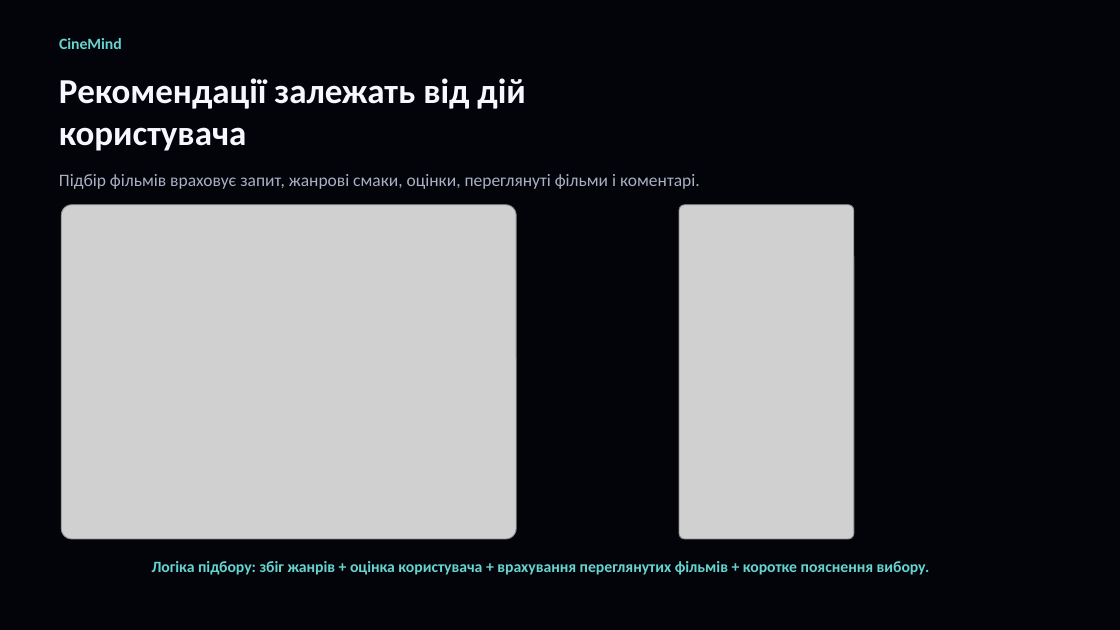
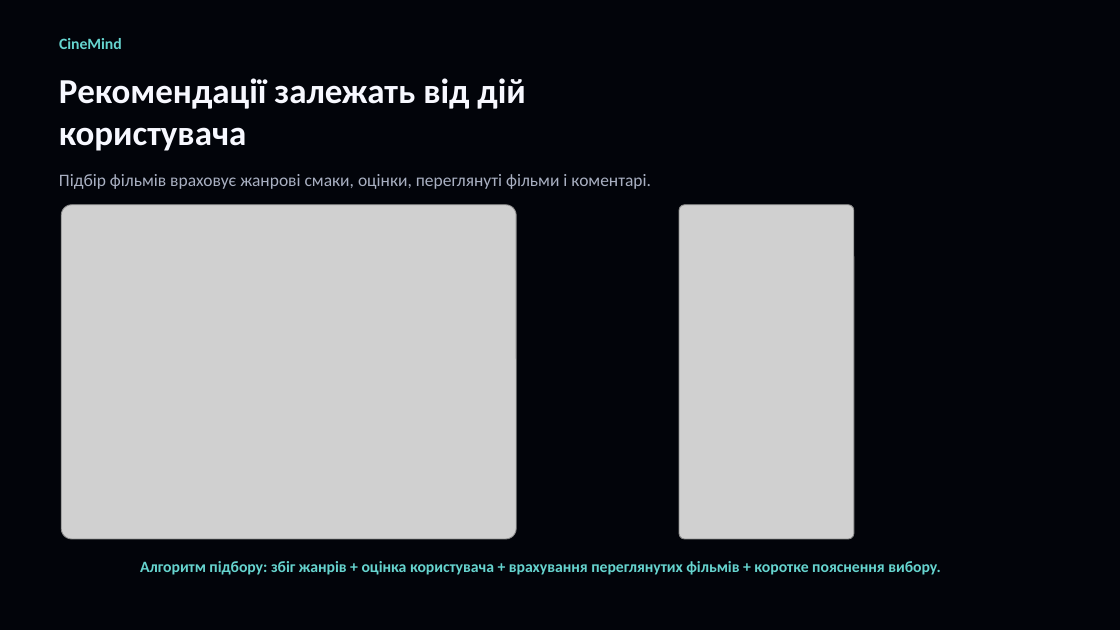
Before and after one commit to Vanil-CEO/CineMind-movie-ai, a slide deck: slide 7 of docs/presentations/CineMind_захист_проєкту.pptx (slide 6 before the commit). Drawn at 1120x630 pixels with LibreOffice and Linux fonts; fonts in the diff are those of the drawing; grey boxes stand for pictures. Boxes give left, top, right and bottom in pixels: in the first picture for what was removed or moved away, otherwise in the second. Text is boxed around its words. In the diff, an @@ line names an element or a change of style, - is before the commit and + after.

```diff
--- a/docs/presentations/CineMind_захист_проєкту.pptx
+++ b/docs/presentations/CineMind_захист_проєкту.pptx
@@ text at box(59, 174, 651, 189): text changed @@
-Підбір фільмів враховує запит, жанрові смаки, оцінки, переглянуті фільми і коментарі.
+Підбір фільмів враховує жанрові смаки, оцінки, переглянуті фільми і коментарі.
@@ text at box(140, 561, 941, 575): text changed @@
-Логіка підбору: збіг жанрів + оцінка користувача + врахування переглянутих фільмів + коротке пояснення вибору.
+Алгоритм підбору: збіг жанрів + оцінка користувача + врахування переглянутих фільмів + коротке пояснення вибору.
```
Also in this commit, not shown: 6 other slides changed, 1 slide added, 1 other file.
